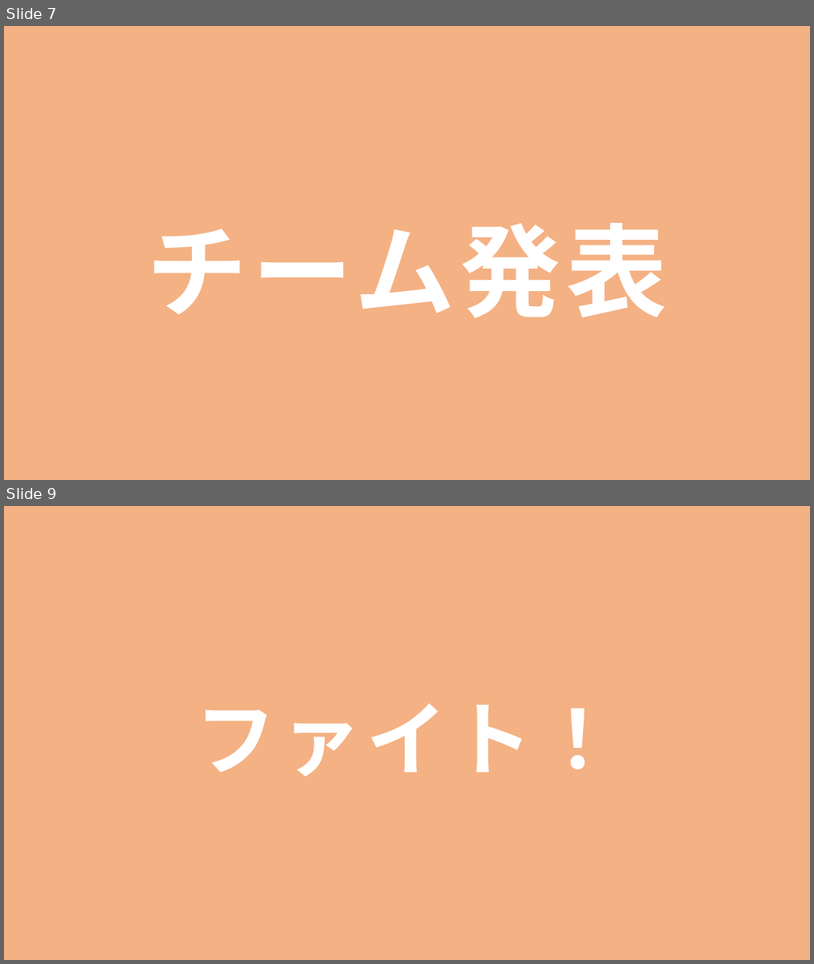
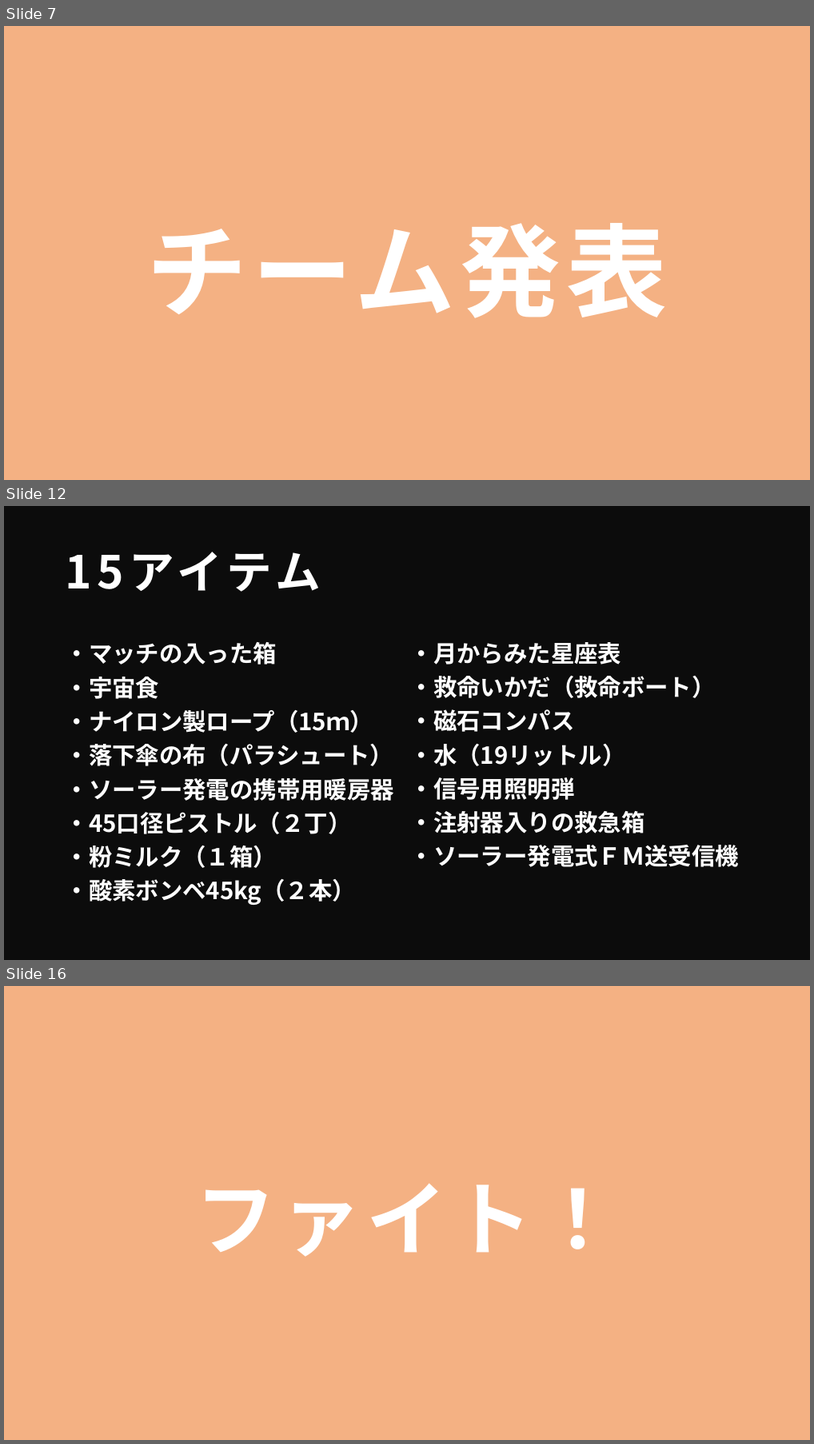
Before and after one commit to jack-app/jackhack2018_management, a slide deck: pptx/jackhack2018_opening.pptx. Shown one above the other, each under a label of ours: slides 7 and 9 before the commit, slides 7, 12 and 16 after it; the slides between them are not shown. The pictures are 814x964 and 814x1444 pixels, drawn with LibreOffice and Linux fonts; fonts in the diff are those of the drawing; background and template pictures are left out; a plain dark background stands for a picture behind light text. Boxes give left, top, right and bottom in pixels: in the first picture for what was removed or moved away, otherwise in the second. Text is boxed around its words. In the diff, an @@ line names an element or a change of style, - is before the commit and + after.

Commit message:
アイスブレイク追加（パワポのお話し）

```diff
--- a/pptx/jackhack2018_opening.pptx
+++ b/pptx/jackhack2018_opening.pptx
@@ slide 12 added at [4, 506, 810, 960], background picture (left out) @@
@@ rectangle added at [4, 506, 810, 960], fill #000000 at 70% opacity, outline #325491 1 pt @@
@@ title added at [60, 530, 755, 618], 54 pt, text #FFFFFF, bold @@
+15アイテム
@@ text added at [66, 642, 394, 904], 28 pt, text #FFFFFF, bold @@
+・マッチの入った箱
+・宇宙食
+・ナイロン製ロープ（15ｍ）
+・落下傘の布（パラシュート）
+・ソーラー発電の携帯用暖房器
+・45口径ピストル（２丁）
+・粉ミルク（１箱）
+・酸素ボンベ45kg（２本）
@@ text added at [410, 642, 739, 867], 28 pt, text #FFFFFF, bold @@
+・月からみた星座表
+・救命いかだ（救命ボート）
+・磁石コンパス
+・水（19リットル）
+・信号用照明弾
+・注射器入りの救急箱
+・ソーラー発電式ＦＭ送受信機
@@ what was slide 9 is now slide 16 @@
```
Also in this commit, not shown: 4 slides changed, 6 other slides added, 1 other file.
